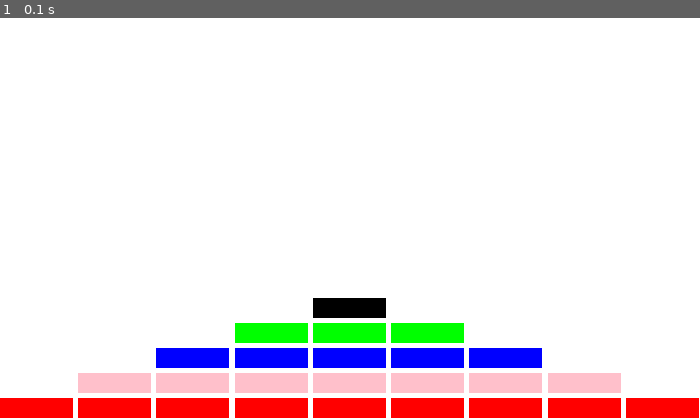
Above: before the commit, frame 1.
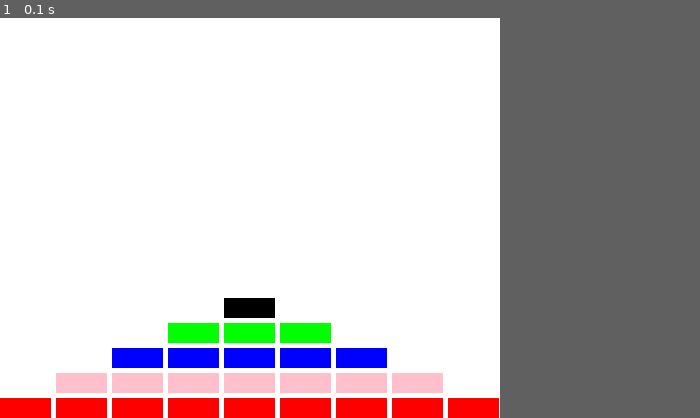
Above: after the commit, the same moment.

Repository: StephenR2/Animating-With-Pygame
Game: pygame game, started from diagram.py
Two runs of this game, one before a commit and one after it. Both use one fixed random seed, a clock stepped at 60 frames per second and the inputs below.
Inputs:
- Up to frame 1 (0.1 s): no input
In our replay, the window is 700x400 before the commit and 500x400 after it. These sizes can differ from the game's own. Grey fills any space a smaller window leaves; there, only what the larger window draws over its background counts as a difference.

The runs differ from the first frame. In frame 1, 7.4% of the frame differs, in the area x 7-100%, y 70-100%.

Commit message:
Final Version

Diff:
--- a/brick.py
+++ b/brick.py
@@ -3,10 +3,23 @@
 
 
     def __init__(self, surface, height, width, color):
+        """
+        Initializing stating the parameters it needs
+        :param surface: The surface
+        :param height: Height of the brick
+        :param width: Width of the brick
+        :param color: Color of the brick
+        """
         self.surface = surface
         self.height = height
         self.width = width
         self.color = color
         pygame.init()
     def draw(self, x, y):
+        """
+        Method used to actually draw the brick that it has made.
+        :param x: x coord, parameter that draw needs to know in order to draw.
+        :param y: y coord, parameter that draw needs to know in order to draw
+        :return: Returns a drawn brick in the position specified.
+        """
         pygame.draw.rect(self.surface, self.color, (x , y, self.width, self.height), 0)
--- a/diagram.py
+++ b/diagram.py
@@ -1,11 +1,17 @@
+# Stephen Randall
+# 11/30/17
+# Folder: Unit10Project File: diagram.py
+# This is a simple program that uses pygame to draw a breaker game layout.
 import brick
-import pygame, sys
+import pygame
+import sys
 from pygame.locals import *
 
 pygame.init()
 
-mainSurface = pygame.display.set_mode((700, 400), 0, 32)
+mainSurface = pygame.display.set_mode((500, 400), 0, 32)
 pygame.display.set_caption("Brick Display")
+# Constants , information that doesn't change has a variable name with all caps.
 BLUE = (0, 0, 255)
 RED = (255, 0, 0)
 GREEN = (0, 255, 0)
@@ -20,31 +26,32 @@
 WIDTH = (SCRWIDTH - WIDTHSTEPONE) / NUMBRICKS
 brickX = 0
 brickY = 380
-for x in range(9):
+for x in range(9):  # Draw bottom layer of bricks
     brickOne = brick.Brick(mainSurface, 20, WIDTH, RED)
     brickOne.draw(brickX, brickY)
-    brickX = brickX + WIDTH + WHITESPACE
-brickY = 360 - WHITESPACE
-brickX = WIDTH + WHITESPACE
-for x in range(7):
+    brickX = brickX + WIDTH + WHITESPACE  # Redefining x coordinate for where the next brick will be drawn.
+brickY = 360 - WHITESPACE  # Redefining the y coord for the next layer of bricks
+brickX = WIDTH + WHITESPACE  # Redefining the x coord for the next layer of bricks
+for a in range(7):
     brickTwo = brick.Brick(mainSurface, 20, WIDTH, PINK)
     brickTwo.draw(brickX, brickY)
     brickX = brickX + WIDTH + WHITESPACE
 brickY = 340 - (2 * WHITESPACE)
+
 brickX = (2 * WIDTH) + (2 * WHITESPACE)
-for x in range(5):
+for c in range(5):
     brickThree = brick.Brick(mainSurface, 20, WIDTH, BLUE)
     brickThree.draw(brickX, brickY)
     brickX = brickX + WIDTH + WHITESPACE
 brickY = 320 - (3 * WHITESPACE)
 brickX = (3 * WIDTH) + (3 * WHITESPACE)
-for x in range(3):
+for b in range(3):
     brickFour = brick.Brick(mainSurface, 20, WIDTH, GREEN)
     brickFour.draw(brickX, brickY)
     brickX = brickX + WIDTH + WHITESPACE
 brickY = 300 - (4 * WHITESPACE)
 brickX = (4 * WIDTH) + (4 * WHITESPACE)
-for x in range(1):
+for h in range(1):
     brickFive = brick.Brick(mainSurface, 20, WIDTH, BLACK)
     brickFive.draw(brickX, brickY)
     brickX = brickX + WIDTH + WHITESPACE
